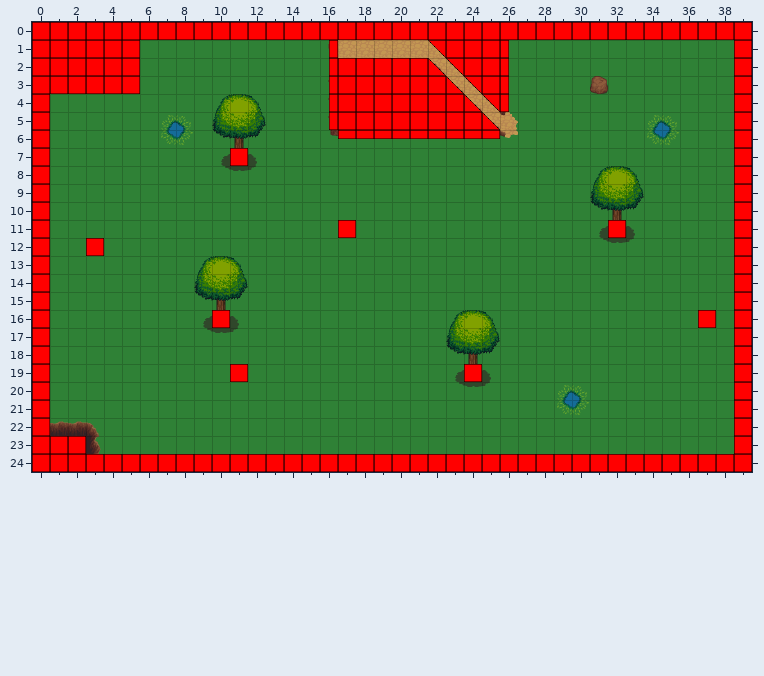
Tiled map -- res/carte/map_campagne_ThunderSun.tmx. This is how it looked before the edit.
Cells are 32x32 px. Shown: x 0..39, y 0..24.
The same view after the edit:
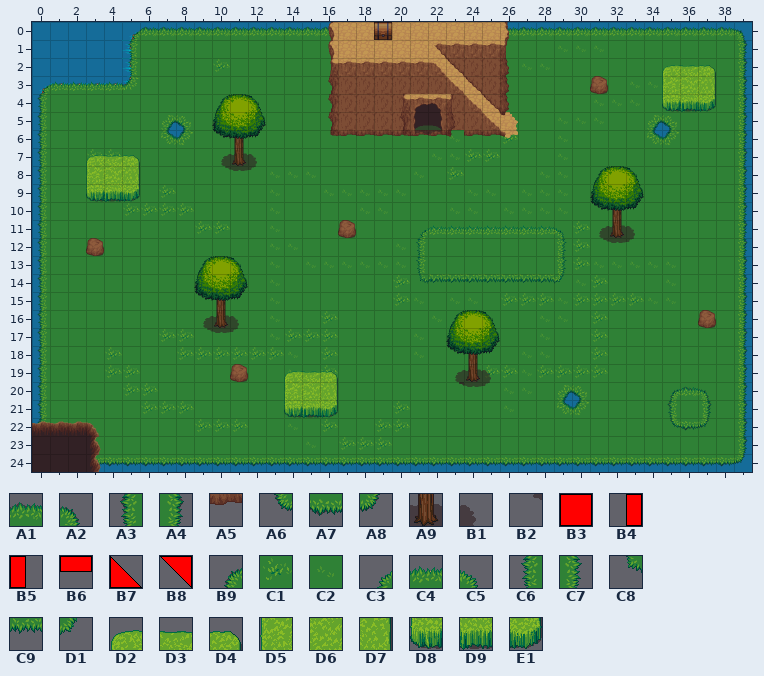
Key: from "tile_base_out_atlas": A1 86, A2 87, A3 117, A4 119, A5 134, A6 149, A7 150, A8 151, A9 666, B1 667, B2 697; from "tile_collision": B3 0, B4 1, B5 2, B6 10, B7 14, B8 18; from "tile_terrain_atlas": B9 85, C1 181, C2 183, C3 277, C4 278, C5 279, C6 309, C7 311, C8 341, C9 342, D1 343, D2 704, D3 705, D4 706, D5 736, D6 737, D7 738, D8 768, D9 769, E1 770.
__ is an empty cell.
Tiles replaced or removed in this view: A5, B1, B3, B4, B5, B6, B7, B8.
Changes in this commit:
Changed rows in their new state; .. is an unchanged cell.
Layer "background":
first column x 10:
 2 C1
first column x 3:
 6 .. .. .. .. .. .. .. .. .. .. .. .. .. .. .. .. .. .. .. .. C2 .. .. C1 .. .. .. .. .. .. .. .. .. .. ..
 7 C1 C1 .. .. .. .. .. .. .. .. .. .. .. .. .. .. .. .. .. .. .. C1 C1 .. .. .. .. .. .. .. .. .. .. .. ..
 8 .. .. .. .. .. .. .. .. .. .. .. .. .. .. .. .. .. .. .. .. C1 .. .. .. .. .. .. .. .. .. .. .. .. .. ..
 9 .. C1 C1 .. C1 .. .. .. .. .. .. .. .. .. .. .. .. .. .. .. .. .. .. .. .. .. .. .. .. .. .. .. .. .. ..
10 .. .. C1 C1 C1 C1 .. .. .. .. .. .. .. .. .. .. .. .. .. .. .. .. .. .. .. .. .. .. .. .. .. .. .. .. ..
11 .. .. .. .. .. .. C1 C1 .. .. .. .. .. .. .. .. .. .. C3 C4 C4 C4 C4 C4 C4 C4 C5 C1 .. .. .. .. .. .. ..
12 .. .. .. .. .. .. .. .. .. .. .. .. .. .. .. .. .. .. C6 .. .. .. .. .. .. .. C7 C1 .. .. .. .. .. .. ..
13 .. .. .. .. .. .. .. .. .. .. .. .. .. .. .. .. .. .. C6 .. .. .. .. .. .. .. C7 C1 .. .. .. .. .. .. ..
14 .. .. .. .. .. .. .. .. .. .. .. .. .. .. .. .. .. C1 C8 C9 C9 C9 C9 C9 C9 C9 D1 .. C1 .. .. .. .. .. ..
15 .. .. .. .. .. .. .. .. .. .. .. .. .. .. .. .. .. C1 .. .. .. .. .. C1 C1 C1 .. C1 C1 C1 C1 .. .. .. ..
16 .. .. .. .. .. .. .. .. .. .. .. .. .. C1 .. .. .. .. .. .. .. .. .. .. .. .. .. .. C1 .. .. .. .. .. ..
17 .. .. .. .. C1 C1 .. .. .. .. .. C1 C1 C1 .. .. .. .. .. .. .. .. .. .. .. .. .. .. C1 .. .. .. .. .. ..
18 .. C1 .. .. .. C1 C1 C1 C1 C1 C1 .. .. C1 .. .. .. .. .. .. .. .. .. .. .. .. .. .. C1 .. .. .. .. .. ..
19 .. C1 C1 .. .. .. .. .. .. .. .. C2 .. C1 .. .. .. .. .. .. .. .. C1 C1 .. C1 C1 C1 C1 .. .. .. .. .. ..
20 .. .. C1 C1 .. .. .. .. .. .. .. C2 .. C1 .. .. .. .. .. .. .. .. .. .. .. .. .. .. .. .. .. .. B9 A1 A2
21 .. .. .. C1 C1 C1 .. .. .. .. .. C2 .. C1 .. .. .. C1 .. .. .. .. .. .. .. .. .. .. .. .. .. .. A3 .. A4
22 .. .. .. .. .. .. C1 C1 C1 .. .. .. .. C1 .. .. C1 C1 .. .. .. .. .. .. .. .. .. .. .. .. .. .. A6 A7 A8
23 .. .. .. .. .. .. .. .. .. .. .. .. .. .. C1 C1 C1 .. .. .. .. .. .. .. .. .. .. .. .. .. .. .. .. .. ..
Layer "background 2":
first column x 11:
 7 A9
first column x 32:
11 A9
first column x 10:
16 A9 .. .. .. .. .. .. .. .. .. .. .. .. .. .. ..
19 .. .. .. .. .. .. .. .. .. .. .. .. .. .. A9 B1
20 .. .. .. .. .. .. .. .. .. .. .. .. .. B2 .. ..
Layer "overground":
first column x 3:
 2 .. .. .. .. .. .. .. .. .. .. .. .. .. .. .. .. .. .. .. .. .. .. .. .. .. .. .. .. .. .. .. .. D2 D3 D4
 3 .. .. .. .. .. .. .. .. .. .. .. .. .. .. .. .. .. .. .. .. .. .. .. .. .. .. .. .. .. .. .. .. D5 D6 D7
 4 .. .. .. .. .. .. .. .. .. .. .. .. .. .. .. .. .. .. .. .. .. .. .. .. .. .. .. .. .. .. .. .. D8 D9 E1
 7 D2 D3 D4 .. .. .. .. .. __ .. .. .. .. .. .. .. .. .. .. .. .. .. .. .. .. .. .. .. .. .. .. .. .. .. ..
 8 D5 D6 D7 .. .. .. .. .. .. .. .. .. .. .. .. .. .. .. .. .. .. .. .. .. .. .. .. .. .. .. .. .. .. .. ..
 9 D8 D9 E1 .. .. .. .. .. .. .. .. .. .. .. .. .. .. .. .. .. .. .. .. .. .. .. .. .. .. .. .. .. .. .. ..
11 .. .. .. .. .. .. .. .. .. .. .. .. .. .. .. .. .. .. .. .. .. .. .. .. .. .. .. .. .. __ .. .. .. .. ..
first column x 10:
16 __ .. .. .. .. .. .. .. .. .. .. .. .. .. .. ..
19 .. .. .. .. D2 D3 D4 .. .. .. .. .. .. .. __ __
20 .. .. .. .. D5 D6 D7 .. .. .. .. .. .. .. .. ..
21 .. .. .. .. D8 D9 E1 .. .. .. .. .. .. .. .. ..
Layer "logique" (now hidden):
first column x 0:
 0 __ __ __ __ __ __ __ __ __ __ __ __ __ __ __ __ __ __ __ __ __ __ __ __ __ __ __ __ __ __ __ __ __ __ __ __ __ __ __ __
 1 __ __ __ __ __ __ .. .. .. .. .. .. .. .. .. .. __ .. .. .. .. .. __ __ __ __ __ .. .. .. .. .. .. .. .. .. .. .. .. __
 2 __ __ __ __ __ __ .. .. .. .. .. .. .. .. .. .. __ __ __ __ __ __ __ __ __ __ __ .. .. .. .. .. .. .. .. .. .. .. .. __
 3 __ __ __ __ __ __ .. .. .. .. .. .. .. .. .. .. __ __ __ __ __ __ __ __ __ __ __ .. .. .. .. .. .. .. .. .. .. .. .. __
 4 __ .. .. .. .. .. .. .. .. .. .. .. .. .. .. .. __ __ __ __ __ __ __ __ __ __ __ .. .. .. .. .. .. .. .. .. .. .. .. __
 5 __ .. .. .. .. .. .. .. .. .. .. .. .. .. .. .. __ __ __ __ __ __ __ __ __ __ .. .. .. .. .. .. .. .. .. .. .. .. .. __
 6 __ .. .. .. .. .. .. .. .. .. .. .. .. .. .. .. .. __ __ __ __ __ __ __ __ __ .. .. .. .. .. .. .. .. .. .. .. .. .. __
 7 __ .. .. .. .. .. .. .. .. .. .. __ .. .. .. .. .. .. .. .. .. .. .. .. .. .. .. .. .. .. .. .. .. .. .. .. .. .. .. __
 8 __ .. .. .. .. .. .. .. .. .. .. .. .. .. .. .. .. .. .. .. .. .. .. .. .. .. .. .. .. .. .. .. .. .. .. .. .. .. .. __
 9 __ .. .. .. .. .. .. .. .. .. .. .. .. .. .. .. .. .. .. .. .. .. .. .. .. .. .. .. .. .. .. .. .. .. .. .. .. .. .. __
10 __ .. .. .. .. .. .. .. .. .. .. .. .. .. .. .. .. .. .. .. .. .. .. .. .. .. .. .. .. .. .. .. .. .. .. .. .. .. .. __
11 __ .. .. .. .. .. .. .. .. .. .. .. .. .. .. .. .. __ .. .. .. .. .. .. .. .. .. .. .. .. .. .. __ .. .. .. .. .. .. __
12 __ .. .. __ .. .. .. .. .. .. .. .. .. .. .. .. .. .. .. .. .. .. .. .. .. .. .. .. .. .. .. .. .. .. .. .. .. .. .. __
13 __ .. .. .. .. .. .. .. .. .. .. .. .. .. .. .. .. .. .. .. .. .. .. .. .. .. .. .. .. .. .. .. .. .. .. .. .. .. .. __
14 __ .. .. .. .. .. .. .. .. .. .. .. .. .. .. .. .. .. .. .. .. .. .. .. .. .. .. .. .. .. .. .. .. .. .. .. .. .. .. __
15 __ .. .. .. .. .. .. .. .. .. .. .. .. .. .. .. .. .. .. .. .. .. .. .. .. .. .. .. .. .. .. .. .. .. .. .. .. .. .. __
16 __ .. .. .. .. .. .. .. .. .. __ .. .. .. .. .. .. .. .. .. .. .. .. .. .. .. .. .. .. .. .. .. .. .. .. .. .. __ .. __
17 __ .. .. .. .. .. .. .. .. .. .. .. .. .. .. .. .. .. .. .. .. .. .. .. .. .. .. .. .. .. .. .. .. .. .. .. .. .. .. __
18 __ .. .. .. .. .. .. .. .. .. .. .. .. .. .. .. .. .. .. .. .. .. .. .. .. .. .. .. .. .. .. .. .. .. .. .. .. .. .. __
19 __ .. .. .. .. .. .. .. .. .. .. __ .. .. .. .. .. .. .. .. .. .. .. .. __ .. .. .. .. .. .. .. .. .. .. .. .. .. .. __
20 __ .. .. .. .. .. .. .. .. .. .. .. .. .. .. .. .. .. .. .. .. .. .. .. .. .. .. .. .. .. .. .. .. .. .. .. .. .. .. __
21 __ .. .. .. .. .. .. .. .. .. .. .. .. .. .. .. .. .. .. .. .. .. .. .. .. .. .. .. .. .. .. .. .. .. .. .. .. .. .. __
22 __ .. .. .. .. .. .. .. .. .. .. .. .. .. .. .. .. .. .. .. .. .. .. .. .. .. .. .. .. .. .. .. .. .. .. .. .. .. .. __
23 __ __ __ .. .. .. .. .. .. .. .. .. .. .. .. .. .. .. .. .. .. .. .. .. .. .. .. .. .. .. .. .. .. .. .. .. .. .. .. __
24 __ __ __ __ __ __ __ __ __ __ __ __ __ __ __ __ __ __ __ __ __ __ __ __ __ __ __ __ __ __ __ __ __ __ __ __ __ __ __ __
